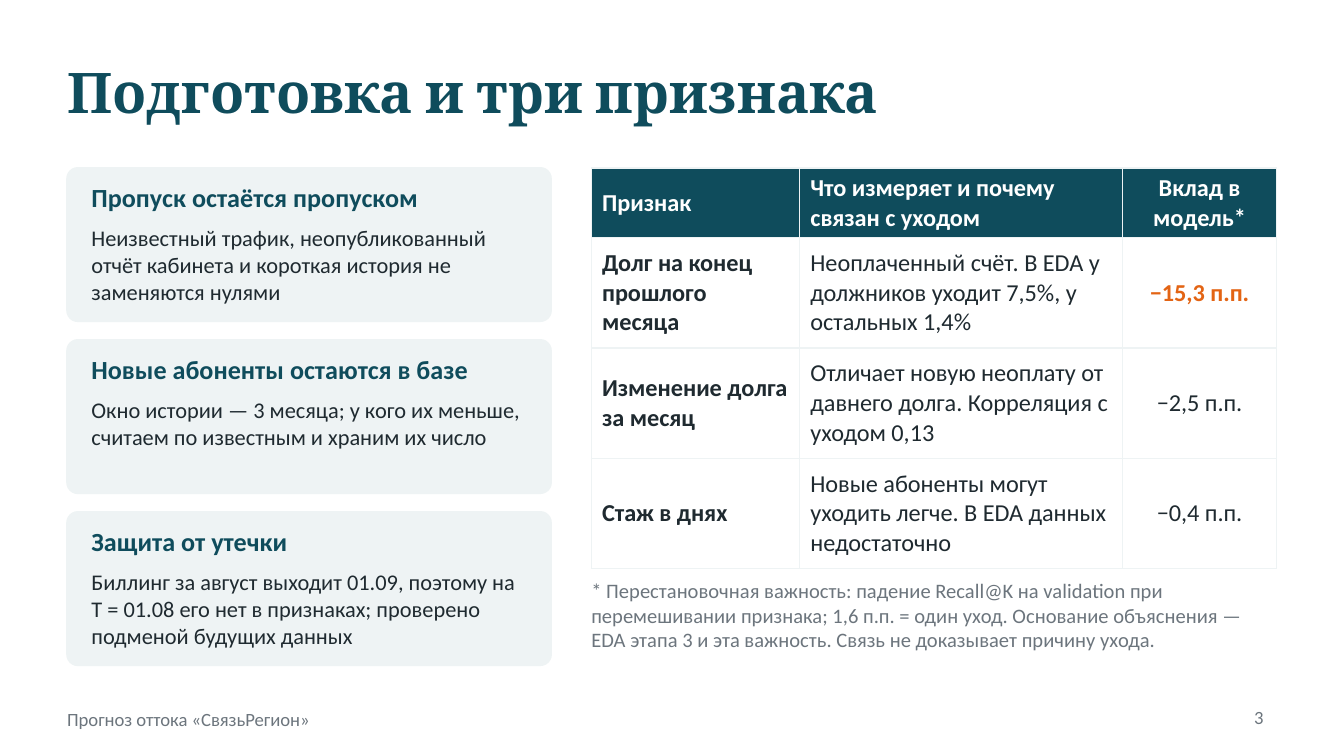
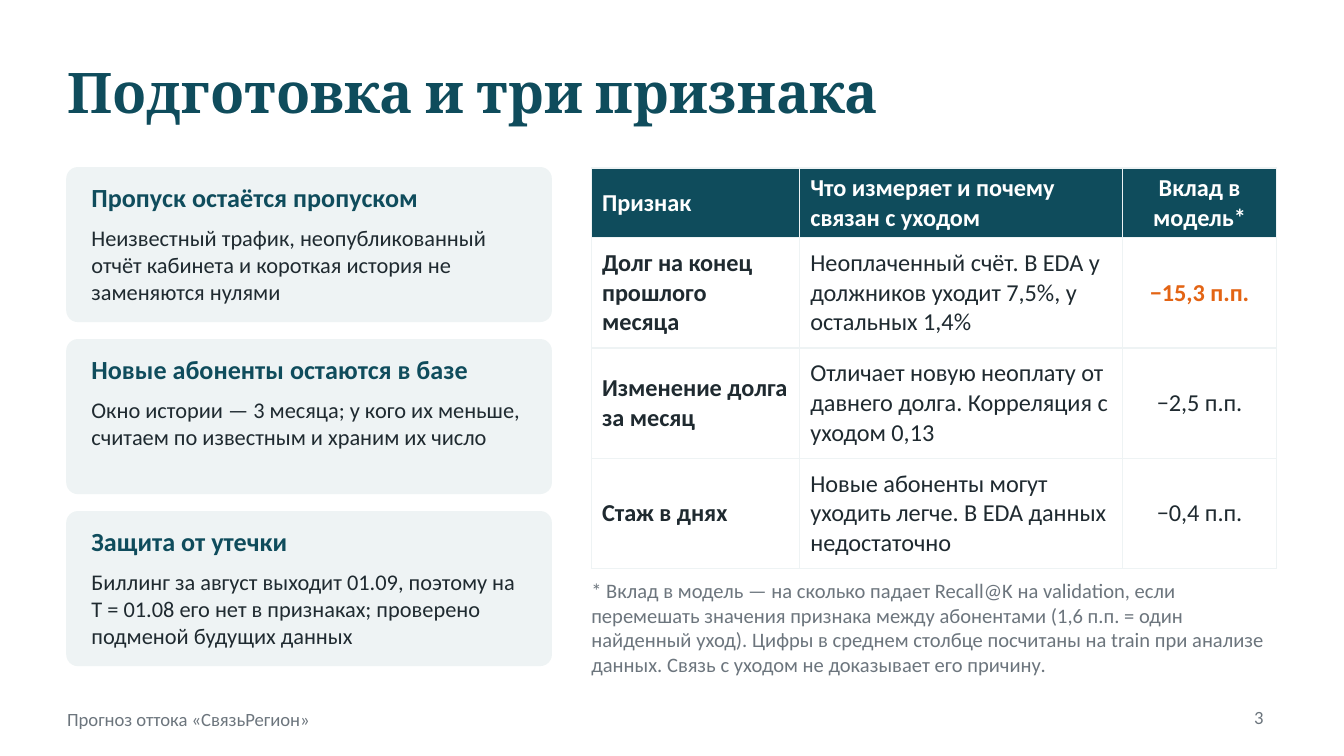
Before and after one commit to Dakera/tsu_practicum, a slide deck: slide 3 of lesson6/presentation.pptx. Drawn at 1344x756 pixels with LibreOffice and Linux fonts; fonts in the diff are those of the drawing. Boxes give left, top, right and bottom in pixels: in the first picture for what was removed or moved away, otherwise in the second. Text is boxed around its words. In the diff, an @@ line names an element or a change of style, - is before the commit and + after.

```diff
--- a/lesson6/presentation.pptx
+++ b/lesson6/presentation.pptx
@@ text at (591, 584, 1263, 676): text changed @@
-* Перестановочная важность: падение Recall@K на validation при перемешивании признака; 1,6 п.п. = один уход. Основание объяснения — EDA этапа 3 и эта важность. Связь не доказывает причину ухода.
+* Вклад в модель — на сколько падает Recall@K на validation, если перемешать значения признака между абонентами (1,6 п.п. = один найденный уход). Цифры в среднем столбце посчитаны на train при анализе данных. Связь с уходом не доказывает его причину.
```
Also in this commit, not shown: 4 other slides changed, 2 other files.
